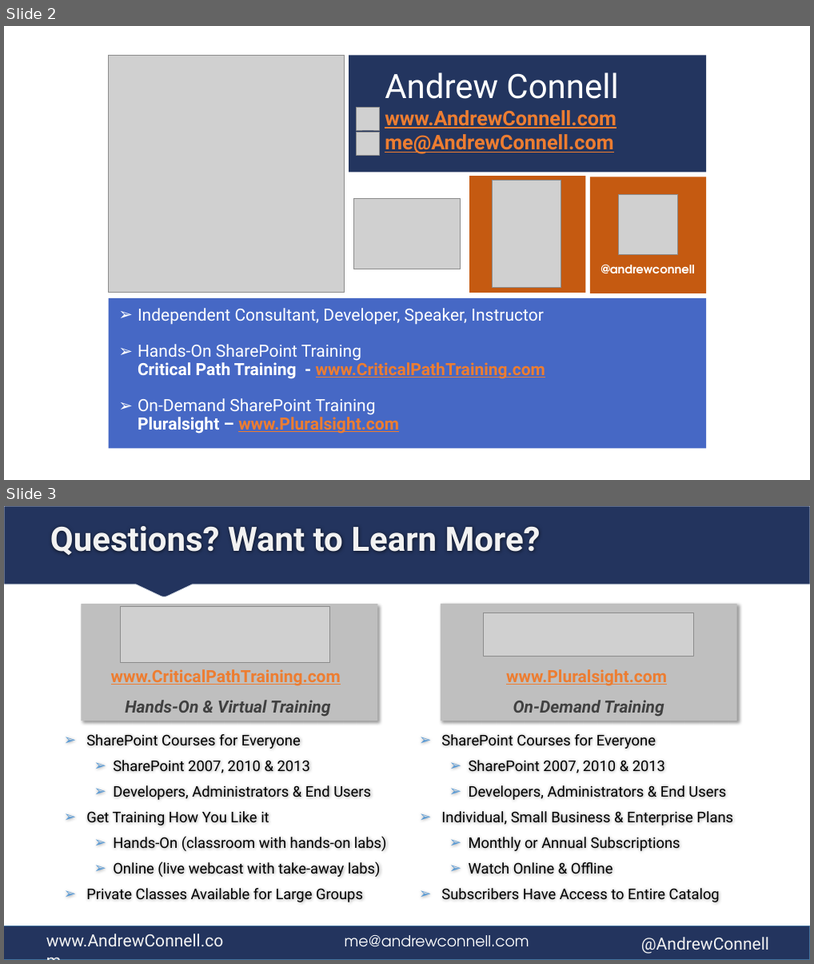
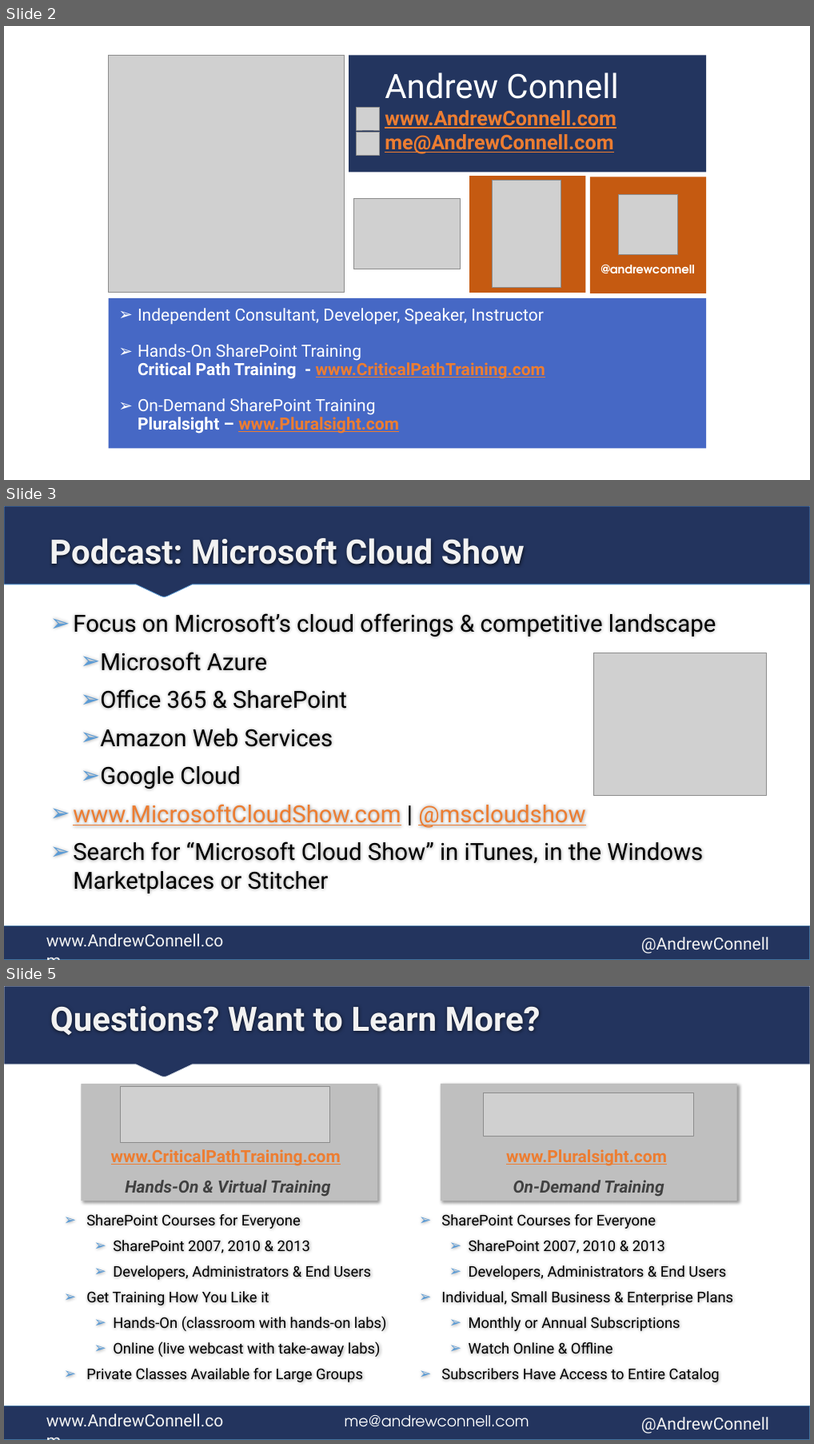
Before and after one commit to andrewconnell/pres-sp15dev-modern-workshop, a slide deck: presentation.pptx. Shown one above the other, each under a label of ours: slides 2 and 3 before the commit, slides 2, 3 and 5 after it; the slides between them are not shown. The pictures are 814x964 and 814x1444 pixels, drawn with LibreOffice and Linux fonts; fonts in the diff are those of the drawing; grey boxes stand for pictures. Boxes give left, top, right and bottom in pixels: in the first picture for what was removed or moved away, otherwise in the second. Text is boxed around its words. In the diff, an @@ line names an element or a change of style, - is before the commit and + after.

```diff
--- a/presentation.pptx
+++ b/presentation.pptx
@@ slide 3 added at box(4, 506, 810, 960), background #FFFFFF; not listed: 3 template elements that a slide beside it also shows @@
@@ freeform shape added at box(4, 506, 810, 596), fill #23345E, outline #5B9BD5 0.75 pt @@
@@ title added at box(50, 538, 525, 564), 40 pt, text #F2F2F2, bold @@
+Podcast: Microsoft Cloud Show
@@ text added at box(73, 613, 716, 893), 28 pt, text #000000 @@
+➢ Focus on Microsoft’s cloud offerings & competitive landscape
+  ➢ Microsoft Azure
+  ➢ Office 365 & SharePoint
+  ➢ Amazon Web Services
+  ➢ Google Cloud
+➢ www.MicrosoftCloudShow.com | @mscloudshow
+➢ Search for “Microsoft Cloud Show” in iTunes, in the Windows Marketplaces or Stitcher
@@ picture added at box(594, 652, 767, 795) @@
@@ what was slide 3 is now slide 5 @@
```
Also in this commit, not shown: 1 other slide added, 1 other file.
